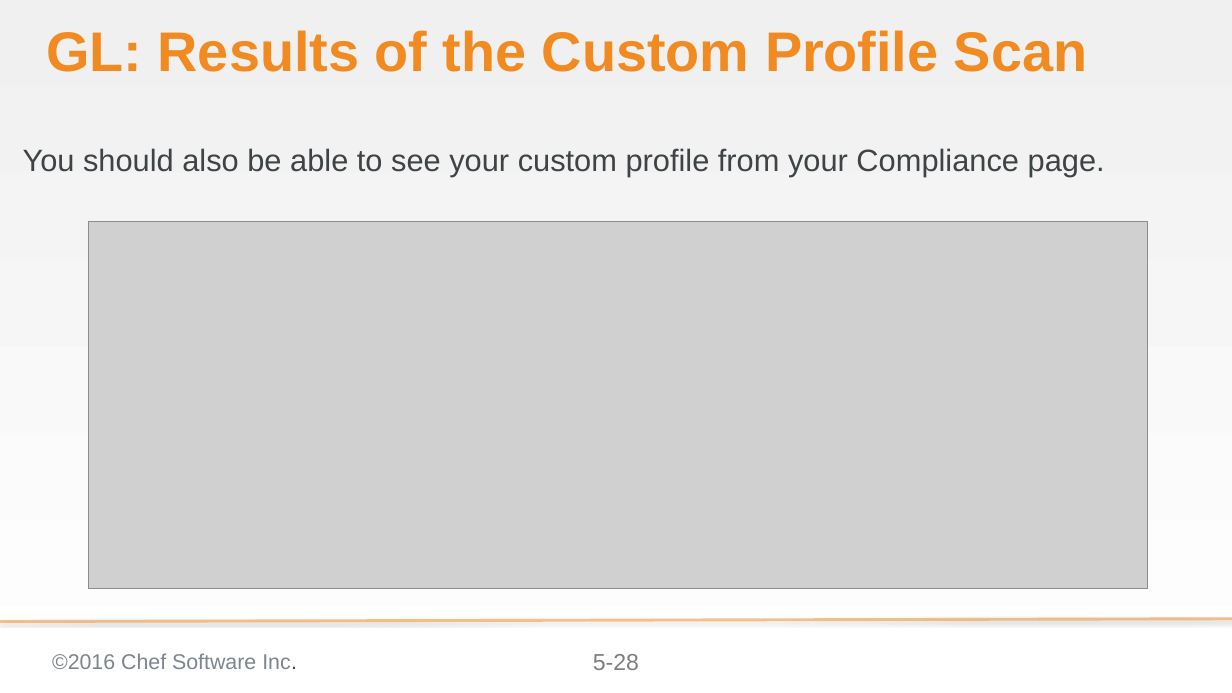
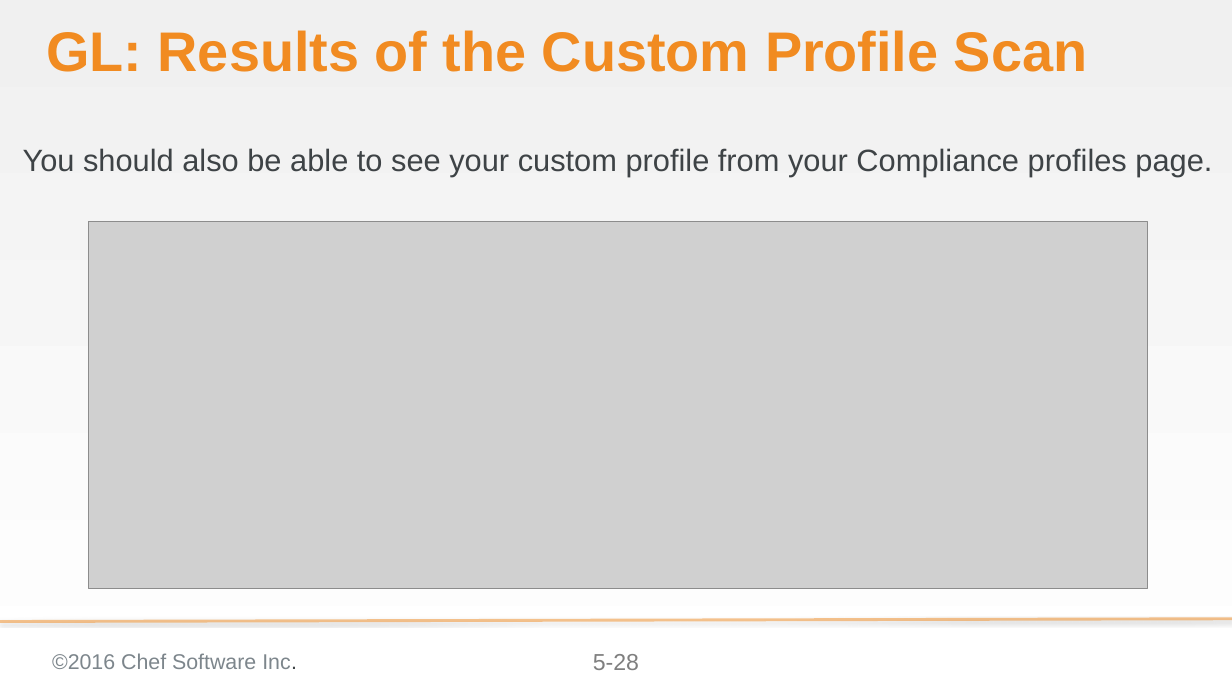
Before and after one commit to bchamby/chef-compliance-installation-configuration-operation, a slide deck: slide 28 of 05-creating-custom-profiles.pptx. Drawn at 1232x693 pixels with LibreOffice and Linux fonts; fonts in the diff are those of the drawing; grey boxes stand for pictures; background and template pictures are left out. Boxes give left, top, right and bottom in pixels: in the first picture for what was removed or moved away, otherwise in the second. Text is boxed around its words. In the diff, an @@ line names an element or a change of style, - is before the commit and + after.

```diff
--- a/05-creating-custom-profiles.pptx
+++ b/05-creating-custom-profiles.pptx
@@ text at (23,148,1212,177): text changed @@
-You should also be able to see your custom profile from your Compliance page.
+You should also be able to see your custom profile from your Compliance profiles page.
```
Also in this commit, not shown: 1 other slide changed, 4 slides removed.
